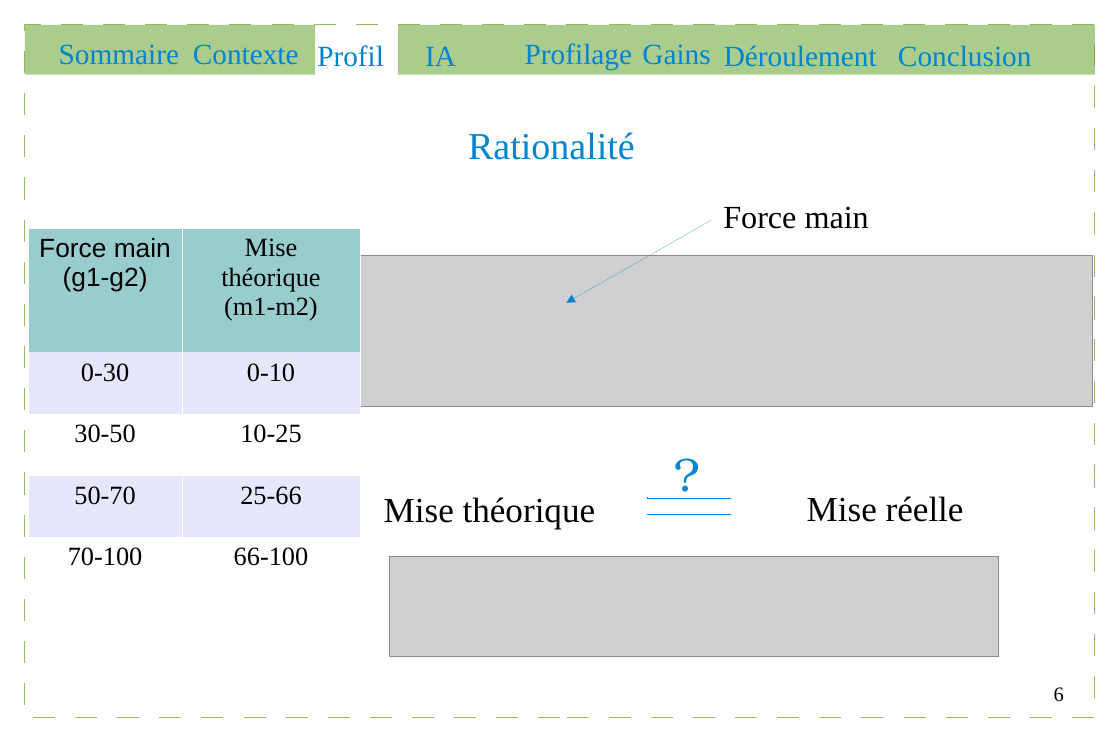
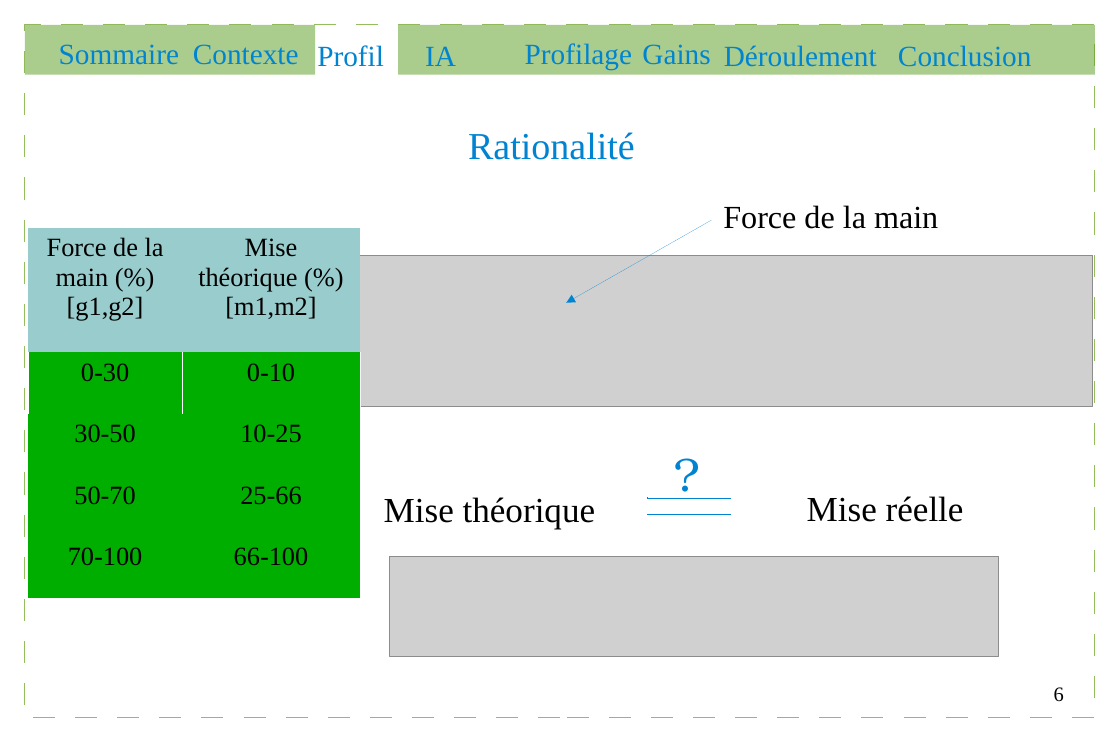
Before and after one commit to Gouga34/TERM1_Poker, a slide deck: slide 6 of Soutenance/presentation.odp. Drawn at 1120x747 pixels with LibreOffice and Linux fonts; fonts in the diff are those of the drawing; grey boxes stand for pictures. Boxes give left, top, right and bottom in pixels: in the first picture for what was removed or moved away, otherwise in the second. Text is boxed around its words. In the diff, an @@ line names an element or a change of style, - is before the commit and + after.

```diff
--- a/Soutenance/presentation.odp
+++ b/Soutenance/presentation.odp
@@ text at box(723, 205, 938, 229): text changed @@
-Force main
+Force de la main
@@ table at box(27, 228, 359, 597) @@
-row 1, column 1: Force main / (g1-g2)
+row 1, column 1: Force de la main (%) / [g1,g2]
-row 1, column 2: Mise théorique / (m1-m2)
+row 1, column 2: Mise théorique (%) / [m1,m2]
@@ fill #E6E6FF to #00AE00 in 4 cells @@
@@ fill #FFFFFF to #00AE00 in 4 cells @@
@@ borders changed @@
```
Also in this commit, not shown: 7 other slides changed.
